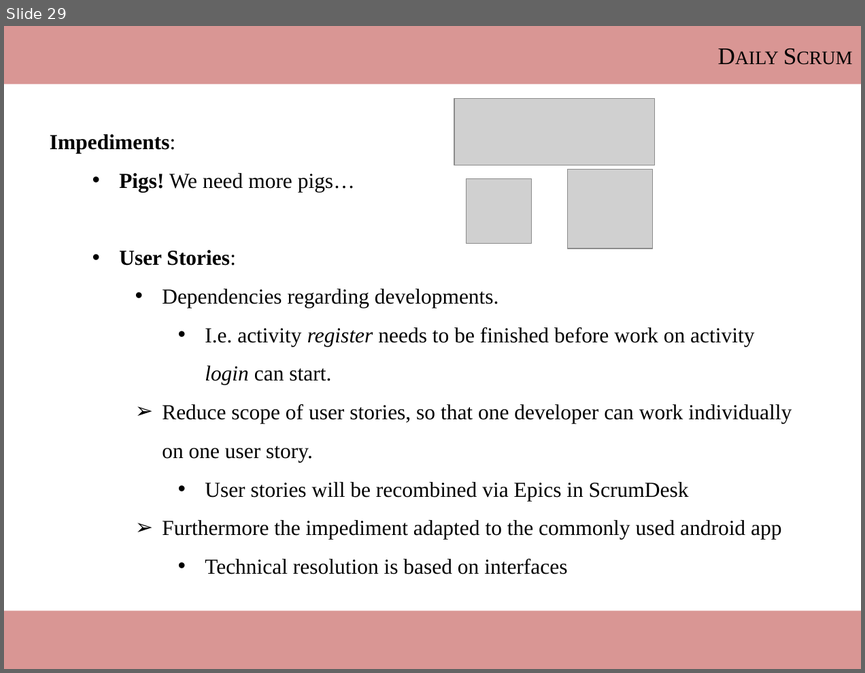
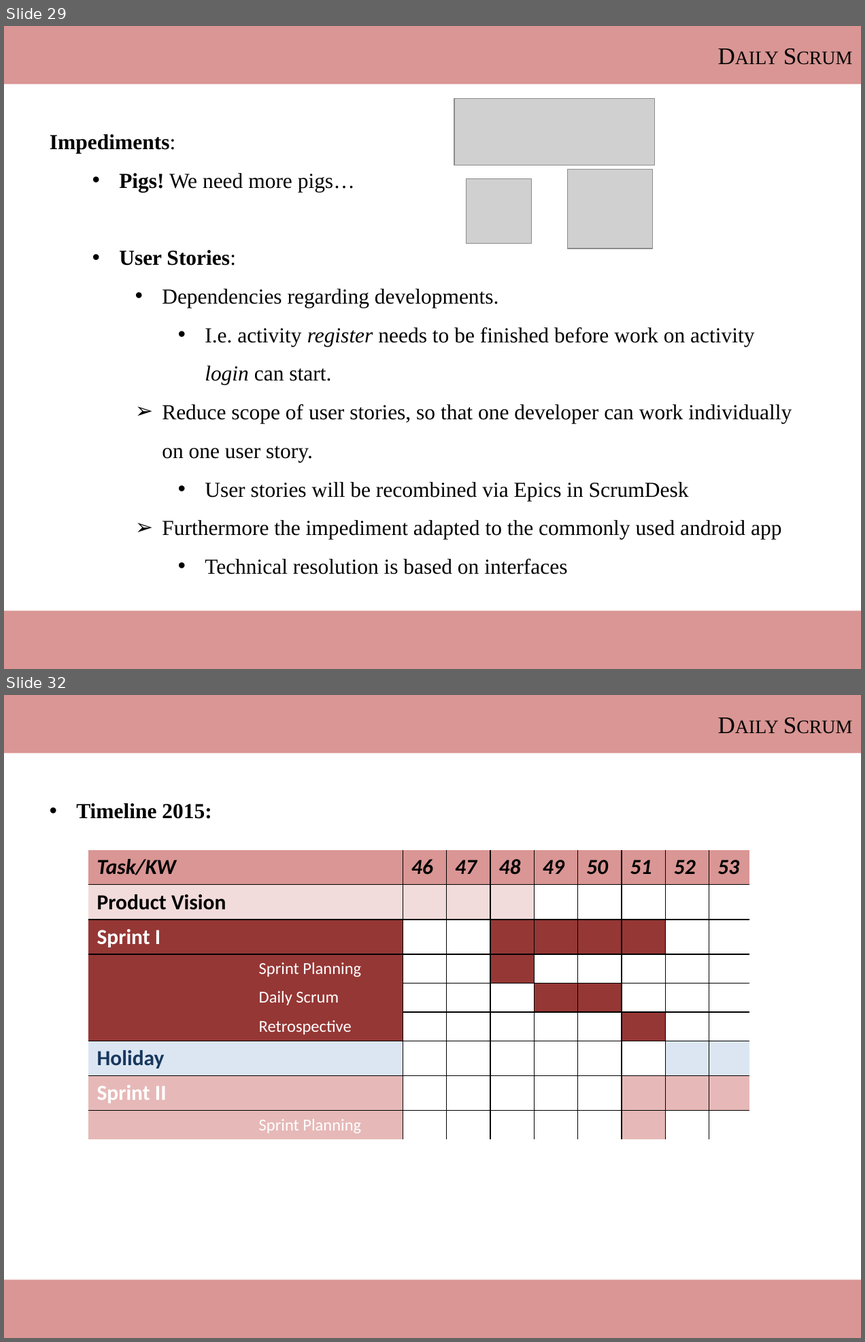
Before and after one commit to ThomasRoehl/ShopAdmin, a slide deck: Dokumentation/ShopAdmin_slidecollection.pptx. Shown one above the other, each under a label of ours: slide 29 before the commit, slides 29 and 32 after it; the slides between them are not shown. The pictures are 865x673 and 865x1342 pixels, drawn with LibreOffice and Linux fonts; fonts in the diff are those of the drawing; grey boxes stand for pictures. Boxes give left, top, right and bottom in pixels: in the first picture for what was removed or moved away, otherwise in the second. Text is boxed around its words. In the diff, an @@ line names an element or a change of style, - is before the commit and + after.

```diff
--- a/Dokumentation/ShopAdmin_slidecollection.pptx
+++ b/Dokumentation/ShopAdmin_slidecollection.pptx
@@ slide 32 added at (x1=4, y1=695, x2=861, y2=1338), background #FFFFFF @@
@@ rectangle added at (x1=4, y1=695, x2=861, y2=753), fill #D99694, 20 pt, text #000000, small capitals @@
+Daily Scrum
@@ text added at (x1=76, y1=803, x2=211, y2=819), 18 pt, text #000000, bold @@
+• Timeline 2015:
@@ table added at (x1=88, y1=850, x2=749, y2=1138), 9 rows, 10 columns @@
+Task/KW |  | 46 | 47 | 48 | 49 | 50 | 51 | 52 | 53
+Product Vision |  |  |  |  |  |  |  |  | 
+Sprint I |  |  |  |  |  |  |  |  | 
+ | Sprint Planning |  |  |  |  |  |  |  | 
+ | Daily Scrum |  |  |  |  |  |  |  | 
+ | Retrospective |  |  |  |  |  |  |  | 
+Holiday |  |  |  |  |  |  |  |  | 
+Sprint II |  |  |  |  |  |  |  |  | 
+ | Sprint Planning |  |  |  |  |  |  |  | 
@@ rectangle added at (x1=4, y1=1279, x2=861, y2=1338), fill #D99694 @@
```
Also in this commit, not shown: 1 slide changed, 3 other slides added, 2 other files.
